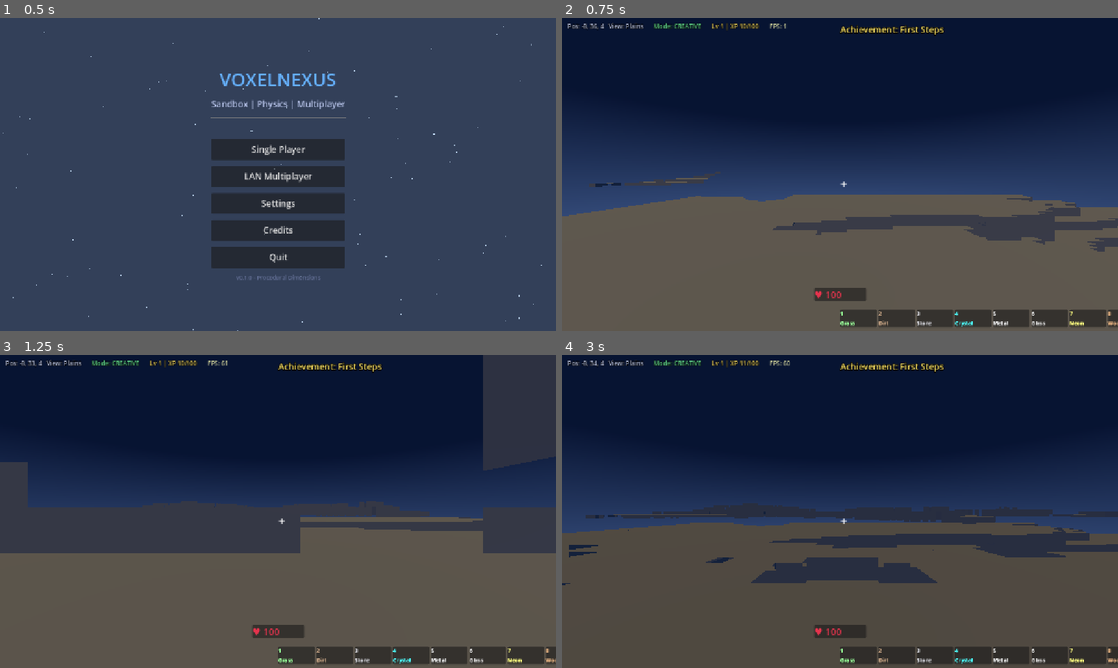
Above: before the commit, frames 1-4 (two rows, left to right).
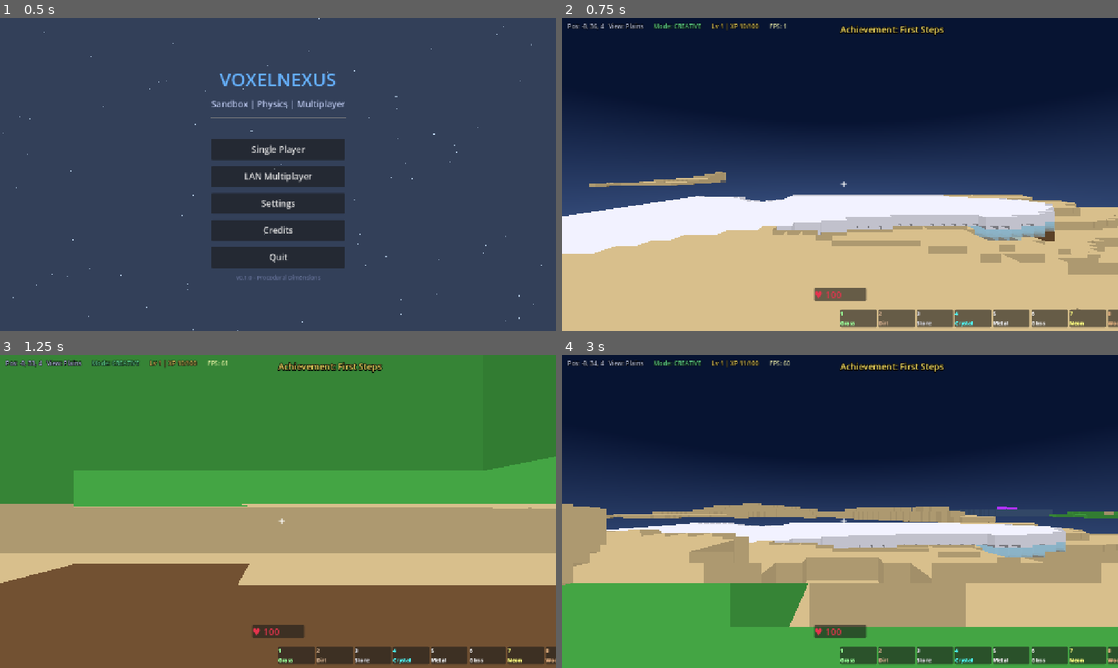
Above: after the commit, the same moments.

Repository: MagicDippyEgg/VoxelNexus
Game: Godot game, scene res://scenes/main_menu/main_menu.tscn
The game is run twice, just before and just after one commit, with the same random seed, the same clock (stepped at 60 frames per second) and the same inputs.
Inputs (mouse positions are in pixels of both pictures, inside the frame that each line leads up to):
- Up to frame 1 (0.5 s): no input
- Up to frame 2 (0.75 s): click "Single Player" at 0.5 s
- Up to frame 3 (1.25 s): no input
- Up to frame 4 (3 s): move the mouse to (867, 511) at 1.27 s; hold E (fly_up) 1.28-2.03 s; hold T (chat) 1.28-2.03 s; click (867, 511) at 1.42 s; tap Space (jump) at 1.52, 2.27 s; tap Enter at 2 s; move the mouse to (728, 527) at 2.02 s; hold Q (fly_down) 2.03-2.78 s; tap G (explode) at 2.1 s; move the mouse to (851, 505) at 2.77 s; hold E (fly_up) from 2.78 s (still down); hold Mouse wheel down (hotbar_scroll_down) from 2.78 s (still down)

Frame 1 is identical in both runs. In frame 2, 42% of the frame differs, in the area x 0-100%, y 49-100%; in frame 3, 96%, in the area x 0-100%, y 0-100%; in frame 4, 49%.
Error in both runs: Invalid assignment of property or key 'pan_stereo' with value of type 'float' on a base object of type 'AudioStreamPlayer'. (res://autoload/audio_manager.gd:57)

Commit message:
fix(render): add vertex-color material to chunk meshes so terrain shows block colors
Chunk meshes had no material, so per-vertex block colors were ignored and the
world rendered as flat gray/dark blocks (hard to see, felt like being stuck
inside blocks). Assign a shared unshaded StandardMaterial3D using vertex colors
as albedo, with alpha transparency for glass and culling disabled.

Diff:
--- a/scripts/voxel/chunk.gd
+++ b/scripts/voxel/chunk.gd
@@ -17,11 +17,23 @@
 var generator: WorldGenerator
 var world_ref: Node = null
 
+static var _block_mat: StandardMaterial3D = null
+
+static func get_block_material() -> StandardMaterial3D:
+	if _block_mat == null:
+		_block_mat = StandardMaterial3D.new()
+		_block_mat.vertex_color_use_as_albedo = true
+		_block_mat.shading_mode = BaseMaterial3D.SHADING_MODE_UNSHADED
+		_block_mat.cull_mode = BaseMaterial3D.CULL_DISABLED
+		_block_mat.transparency = BaseMaterial3D.TRANSPARENCY_ALPHA
+	return _block_mat
+
 func _init() -> void:
 	mesh_instance = MeshInstance3D.new()
 	collision_body = StaticBody3D.new()
 	mesh_instance.name = "MeshInstance3D"
 	collision_body.name = "Collision"
+	mesh_instance.material_override = get_block_material()
 	add_child(mesh_instance)
 	add_child(collision_body)
 
